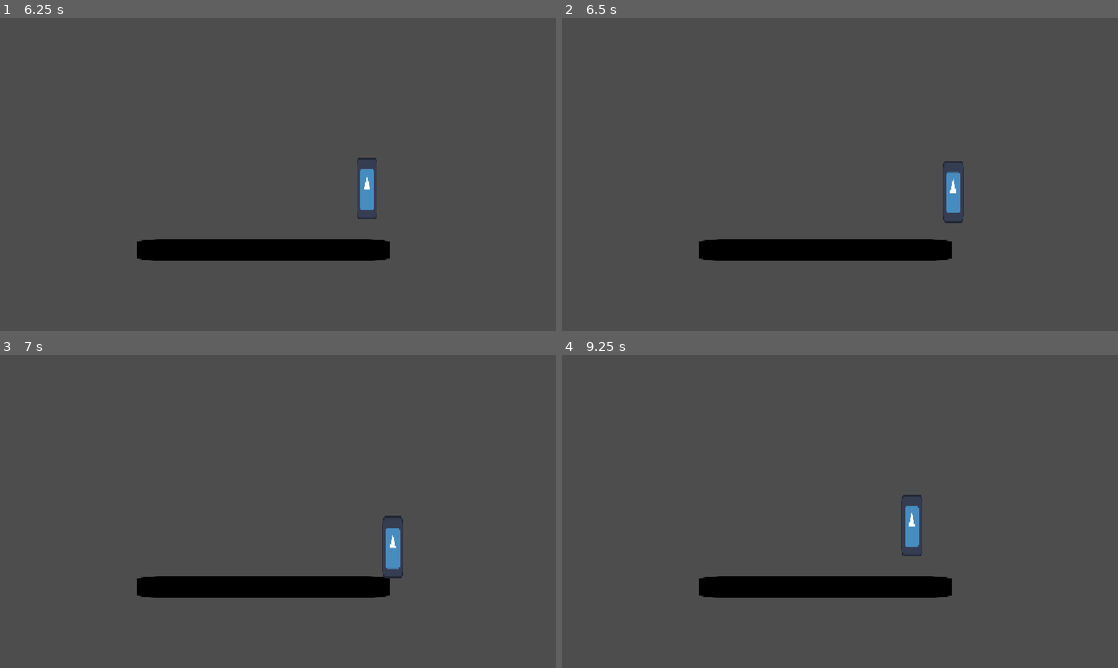
Above: before the commit, frames 1-4 (two rows, left to right).
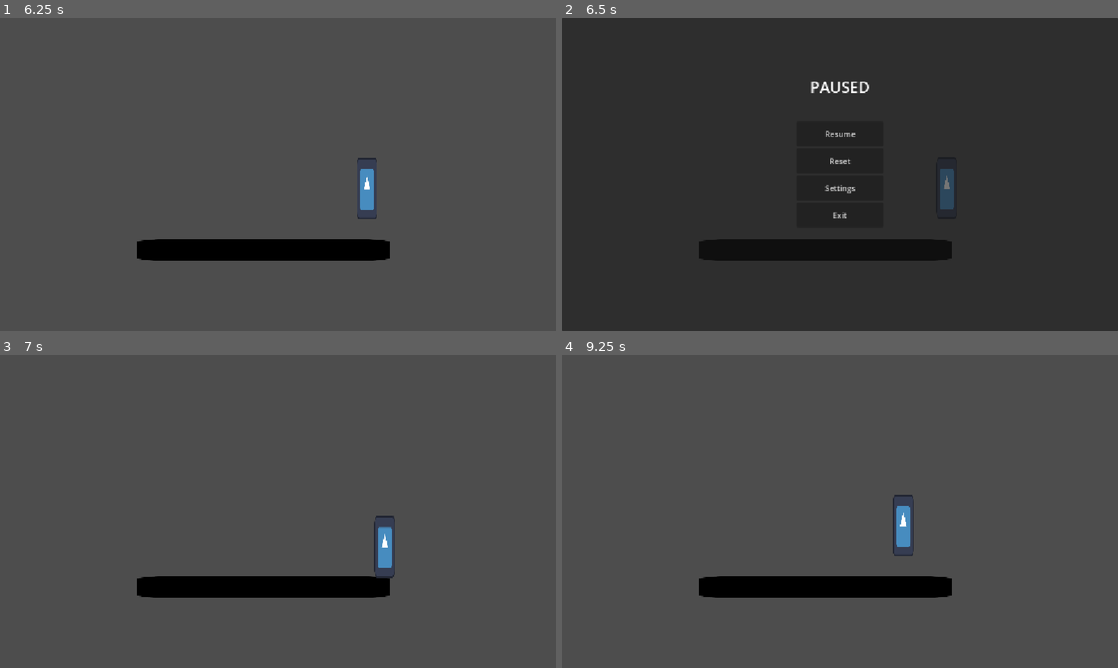
Above: after the commit, the same moments.

Repository: Medcro/GameBijiWIDAI2026
Game: Godot game, scene res://scenes/main_menu.tscn
Two runs of this game, one before a commit and one after it. Both use one fixed random seed, a clock stepped at 60 frames per second and the inputs below. The engine's default icon, where the game draws it, is replaced by a stand-in: a white triangle on a blue panel in a dark square.
Inputs (mouse positions are in pixels of both pictures, inside the frame that each line leads up to):
- Up to frame 1 (6.25 s): click "SETTINGS" at 0.5 s; click "Apply" at 1.25 s; click "START" at 2 s; tap Enter at 2.75 s; move the mouse to (400, 158) at 2.77 s; hold Right (ui_right) 2.78-4.28 s; click (400, 158) at 2.92 s; tap C (Jump) at 3.02, 3.77, 5.27, 6.02 s; move the mouse to (166, 190) at 3.52 s; click (166, 190) at 3.67 s; move the mouse to (333, 105) at 4.27 s; hold Left (ui_left) 4.28-5.03 s; click (333, 105) at 4.42 s; move the mouse to (250, 237) at 5.02 s; hold Right (ui_right) from 5.03 s (still down); click (250, 237) at 5.17 s; move the mouse to (444, 221) at 5.77 s; click (444, 221) at 5.92 s
- Up to frame 2 (6.5 s): keep holding Right (ui_right); tap Escape (esc, bound only after the commit) at 6.4 s
- Up to frame 3 (7 s): release Right (ui_right) at 6.5 s; click (278, 470) at 6.5 s, where only the run after the commit has a clickable "Resume"
- Up to frame 4 (9.25 s): tap Space at 7.25 s; move the mouse to (673, 464) at 7.27 s; hold Left (ui_left) 7.28-8.03 s; click (673, 464) at 7.42 s; tap C (Jump) at 7.52, 9.02 s; move the mouse to (867, 511) at 8.02 s; hold Right (ui_right) 8.03-8.78 s; click (867, 511) at 8.17 s; move the mouse to (756, 433) at 8.77 s; hold Left (ui_left) from 8.78 s (still down); click (756, 433) at 8.92 s

Frame 1 is identical in both runs. In frame 2, 97% of the frame differs, in the area x 0-100%, y 0-100%; in frame 3, 0.5%; in frame 4, 0.6%.

Commit message:
pause and game over

Diff:
--- a/project.godot
+++ b/project.godot
@@ -61,6 +61,11 @@
 "events": [Object(InputEventKey,"resource_local_to_scene":false,"resource_name":"","device":-1,"window_id":0,"alt_press …(191 unchanged characters)…
 ]
 }
+esc={
+"deadzone": 0.2,
+"events": [Object(InputEventKey,"resource_local_to_scene":false,"resource_name":"","device":-1,"window_id":0,"alt_pressed":false,"shift_pressed":false,"ctrl_pressed":false,"meta_pressed":false,"pressed":false,"keycode":0,"physical_keycode":4194305,"key_label":0,"unicode":0,"location":0,"echo":false,"script":null)
+]
+}
 
 [rendering]
 
--- /dev/null
+++ b/scenes/game_over.tscn
@@ -0,0 +1,71 @@
+[gd_scene load_steps=2 format=3 uid="uid://h0m573mjo30e"]
+
+[ext_resource type="Script" uid="uid://ch7ih7qebytru" path="res://scripts/game_over.gd" id="1_xeevv"]
+
+[node name="Game Over" type="Control"]
+layout_mode = 3
+anchors_preset = 15
+anchor_right = 1.0
+anchor_bottom = 1.0
+grow_horizontal = 2
+grow_vertical = 2
+script = ExtResource("1_xeevv")
+
+[node name="ColorRect" type="ColorRect" parent="."]
+layout_mode = 1
+anchors_preset = 15
+anchor_right = 1.0
+anchor_bottom = 1.0
+grow_horizontal = 2
+grow_vertical = 2
+
+[node name="gameover" type="Label" parent="."]
+layout_mode = 1
+anchors_preset = 8
+anchor_left = 0.5
+anchor_top = 0.5
+anchor_right = 0.5
+anchor_bottom = 0.5
+offset_left = -92.0
+offset_top = -84.0
+offset_right = 92.0
+offset_bottom = -39.0
+grow_horizontal = 2
+grow_vertical = 2
+theme_override_colors/font_color = Color(0, 0, 0, 1)
+theme_override_font_sizes/font_size = 32
+text = "GAME OVER"
+
+[node name="quote" type="Label" parent="."]
+layout_mode = 1
+anchors_preset = 8
+anchor_left = 0.5
+anchor_top = 0.5
+anchor_right = 0.5
+anchor_bottom = 0.5
+offset_left = -120.0
+offset_top = -24.5
+offset_right = 120.0
+offset_bottom = 24.5
+grow_horizontal = 2
+grow_vertical = 2
+theme_override_colors/font_color = Color(0, 0, 0, 1)
+text = "\"war is bad\"
+-peepeepoopoo"
+horizontal_alignment = 1
+
+[node name="pressany" type="Label" parent="."]
+layout_mode = 1
+anchors_preset = 7
+anchor_left = 0.5
+anchor_top = 1.0
+anchor_right = 0.5
+anchor_bottom = 1.0
+offset_left = -124.0
+offset_top = -108.0
+offset_right = 124.0
+offset_bottom = -85.0
+grow_horizontal = 2
+grow_vertical = 0
+theme_override_colors/font_color = Color(0, 0, 0, 1)
+text = "*Press Any Button To Continue*"
--- a/scenes/main.tscn
+++ b/scenes/main.tscn
@@ -1,7 +1,8 @@
-[gd_scene load_steps=3 format=3 uid="uid://r8gk7inos0cq"]
+[gd_scene load_steps=4 format=3 uid="uid://r8gk7inos0cq"]
 
 [ext_resource type="PackedScene" uid="uid://cv3ekrp0fcc0o" path="res://scenes/floor.tscn" id="1_0wfyh"]
 [ext_resource type="PackedScene" uid="uid://dxl1dmwln6gom" path="res://scenes/player.tscn" id="2_sugp2"]
+[ext_resource type="PackedScene" uid="uid://breavhqoiq6ys" path="res://scenes/pause_menu.tscn" id="3_sugp2"]
 
 [node name="main" type="Node2D"]
 
@@ -10,3 +11,8 @@
 
 [node name="Player" parent="." instance=ExtResource("2_sugp2")]
 position = Vector2(367, 387)
+
+[node name="CanvasLayer" type="CanvasLayer" parent="."]
+
+[node name="Pause Menu" parent="CanvasLayer" instance=ExtResource("3_sugp2")]
+visible = false
--- a/scenes/pause_menu.tscn
+++ b/scenes/pause_menu.tscn
@@ -1,15 +1,28 @@
-[gd_scene load_steps=2 format=3 uid="uid://breavhqoiq6ys"]
+[gd_scene load_steps=4 format=3 uid="uid://breavhqoiq6ys"]
 
 [ext_resource type="Script" uid="uid://cclqyc8f8ebps" path="res://scripts/pause_menu.gd" id="1_n87rw"]
+[ext_resource type="PackedScene" uid="uid://cnf6m2x8m58j4" path="res://scenes/settings.tscn" id="2_myx47"]
 
-[node name="Pause Menu" type="Panel"]
+[sub_resource type="Theme" id="Theme_myx47"]
+default_font_size = 20
+
+[node name="Pause Menu" type="Control"]
 process_mode = 3
+layout_mode = 3
 anchors_preset = 15
 anchor_right = 1.0
 anchor_bottom = 1.0
 grow_horizontal = 2
 grow_vertical = 2
 script = ExtResource("1_n87rw")
+
+[node name="Panel" type="Panel" parent="."]
+layout_mode = 1
+anchors_preset = 15
+anchor_right = 1.0
+anchor_bottom = 1.0
+grow_horizontal = 2
+grow_vertical = 2
 
 [node name="Label" type="Label" parent="."]
 layout_mode = 1
@@ -31,21 +44,53 @@
 anchor_top = 0.5
 anchor_right = 0.5
 anchor_bottom = 0.5
-offset_left = -80.0
-offset_top = -120.0
-offset_right = 80.0
-offset_bottom = 120.0
+offset_left = -90.0
+offset_top = -110.0
+offset_right = 90.0
+offset_bottom = 110.0
 grow_horizontal = 2
 grow_vertical = 2
 
 [node name="Resume" type="Button" parent="VBoxContainer"]
 layout_mode = 2
+size_flags_vertical = 3
+text = "Resume"
 
 [node name="Reset" type="Button" parent="VBoxContainer"]
 layout_mode = 2
+size_flags_vertical = 3
+text = "Reset"
 
 [node name="Settings" type="Button" parent="VBoxContainer"]
 layout_mode = 2
+size_flags_vertical = 3
+text = "Settings"
 
 [node name="exitmenu" type="Button" parent="VBoxContainer"]
 layout_mode = 2
+size_flags_vertical = 3
+text = "Exit"
+
+[node name="Settings" parent="." instance=ExtResource("2_myx47")]
+visible = false
+layout_mode = 1
+
+[node name="resetConfirm" type="ConfirmationDialog" parent="."]
+oversampling_override = 1.0
+title = "Warning!"
+initial_position = 1
+size = Vector2i(442, 139)
+always_on_top = true
+content_scale_aspect = 2
+theme = SubResource("Theme_myx47")
+ok_button_text = "Yes"
+dialog_text = "Are you sure you want to reset?
+This will bring you to the first dream."
+cancel_button_text = "No"
+
+[connection signal="pressed" from="VBoxContainer/Resume" to="." method="_on_resume_pressed"]
+[connection signal="pressed" from="VBoxContainer/Reset" to="." method="_on_reset_pressed"]
+[connection signal="pressed" from="VBoxContainer/Settings" to="." method="_on_settings_pressed"]
+[connection signal="pressed" from="VBoxContainer/exitmenu" to="." method="_on_exitmenu_pressed"]
+[connection signal="canceled" from="resetConfirm" to="." method="_on_reset_confirm_canceled"]
+[connection signal="confirmed" from="resetConfirm" to="." method="_on_reset_confirm_confirmed"]
--- /dev/null
+++ b/scripts/game_over.gd
@@ -0,0 +1,35 @@
+extends Control
+
+var is_continuing: bool = false
+@onready var pressany: Label = $pressany
+@onready var quote: Label = $quote
+
+# Called when the node enters the scene tree for the first time.
+func _ready() -> void:
+	start_pulse()
+
+func _input(event: InputEvent) -> void:
+	if event.is_pressed() and not event.is_echo():
+		if event is InputEventKey or event is InputEventMouseButton:
+			if is_continuing:
+				return
+			is_continuing = true
+			continue_next()
+
+func continue_next() -> void:
+	get_tree().change_scene_to_file("res://scenes/main.tscn") #bebas nih diubah kemana
+
+func start_pulse() -> void:
+	if pressany == null:
+		return
+	# Start it at a low opacity
+	pressany.modulate.a = 0.2
+
+	# Create a tween and set it to loop infinitely
+	var tween = create_tween().set_loops()
+
+	# Fade up to 0.8 opacity over 1.5 seconds using a smooth Sine wave
+	tween.tween_property(pressany, "modulate:a", 0.8, 1.5).set_trans(Tween.TRANS_SINE)
+
+	# Fade back down to 0.2 opacity over 1.5 seconds
+	tween.tween_property(pressany, "modulate:a", 0.2, 1.5).set_trans(Tween.TRANS_SINE)
--- a/scripts/pause_menu.gd
+++ b/scripts/pause_menu.gd
@@ -1,11 +1,58 @@
-extends Panel
+extends Control
+@onready var settings: Panel = $Settings
+@onready var reset_confirm: ConfirmationDialog = $resetConfirm
 
-
+var open := false
 # Called when the node enters the scene tree for the first time.
 func _ready() -> void:
-	pass # Replace with function body.
-
+	hide()
+	settings.hide()
+	get_tree().paused = false
 
 # Called every frame. 'delta' is the elapsed time since the previous frame.
 func _process(delta: float) -> void:
-	pass
+	if Input.is_action_just_pressed("esc"):
+		if open:
+			if settings.visible:
+				settings.hide()
+			else:
+				close_menu()
+		else:
+			open_menu()
+
+	if not settings.visible:
+		$Panel.show()
+		$Label.show()
+		$VBoxContainer.show()
+
+func _on_resume_pressed() -> void:
+	close_menu()
+
+func _on_reset_pressed() -> void:
+	reset_confirm.show()
+
+func _on_settings_pressed() -> void:
+	settings.show()
+	$Panel.hide()
+	$Label.hide()
+	$VBoxContainer.hide()
+
+func _on_exitmenu_pressed() -> void:
+	get_tree().paused = false
+	get_tree().change_scene_to_file("res://scenes/main_menu.tscn")
+
+func open_menu() -> void:
+	open = true
+	get_tree().paused = true
+	show()
+
+func close_menu() -> void:
+	open = false
+	get_tree().paused = false
+	hide()
+
+func _on_reset_confirm_confirmed() -> void:
+	get_tree().reload_current_scene() #klo mau balik ke lvel paling awal tinggal ubah
+
+func _on_reset_confirm_canceled() -> void:
+	reset_confirm.hide()
Not shown, added: scripts/game_over.gd.uid
